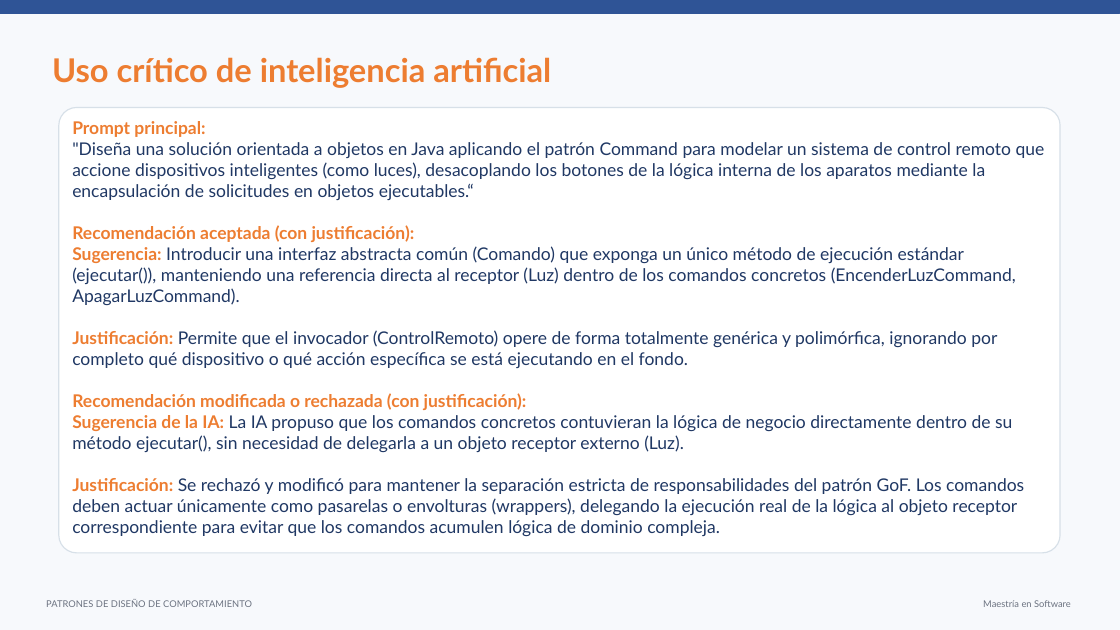
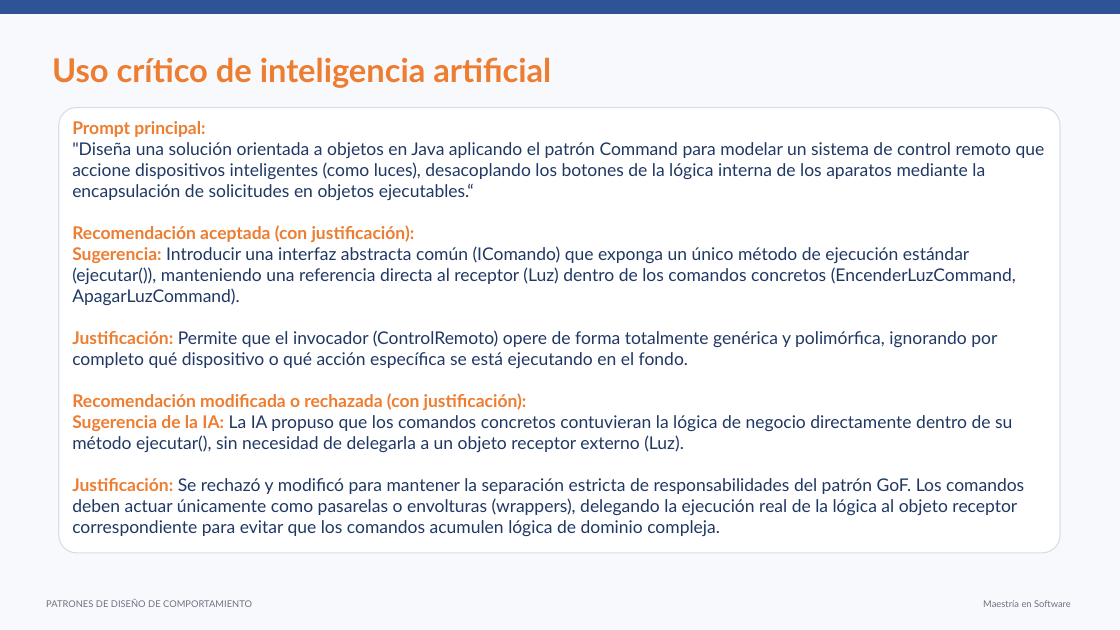
Before and after one commit to carytnas/PDS_Actividad03_Grupo02, a slide deck: slide 18 of documentacion/PDS_Actividad03_Grupo02.pptx. Drawn at 1120x630 pixels with LibreOffice and Linux fonts; fonts in the diff are those of the drawing. Boxes give left, top, right and bottom in pixels: in the first picture for what was removed or moved away, otherwise in the second. Text is boxed around its words. In the diff, an @@ line names an element or a change of style, - is before the commit and + after.

```diff
--- a/documentacion/PDS_Actividad03_Grupo02.pptx
+++ b/documentacion/PDS_Actividad03_Grupo02.pptx
@@ text in rounded rectangle at (72, 246, 1016, 305): text changed @@
-Sugerencia: Introducir una interfaz abstracta común (Comando) que exponga un único método de ejecución estándar (ejecutar()), manteniendo una referencia directa al receptor (Luz) dentro de los comandos concretos (EncenderLuzCommand, ApagarLuzCommand).
+Sugerencia: Introducir una interfaz abstracta común (IComando) que exponga un único método de ejecución estándar (ejecutar()), manteniendo una referencia directa al receptor (Luz) dentro de los comandos concretos (EncenderLuzCommand, ApagarLuzCommand).
```
Also in this commit, not shown: 10 other slides changed, 6 other files.
